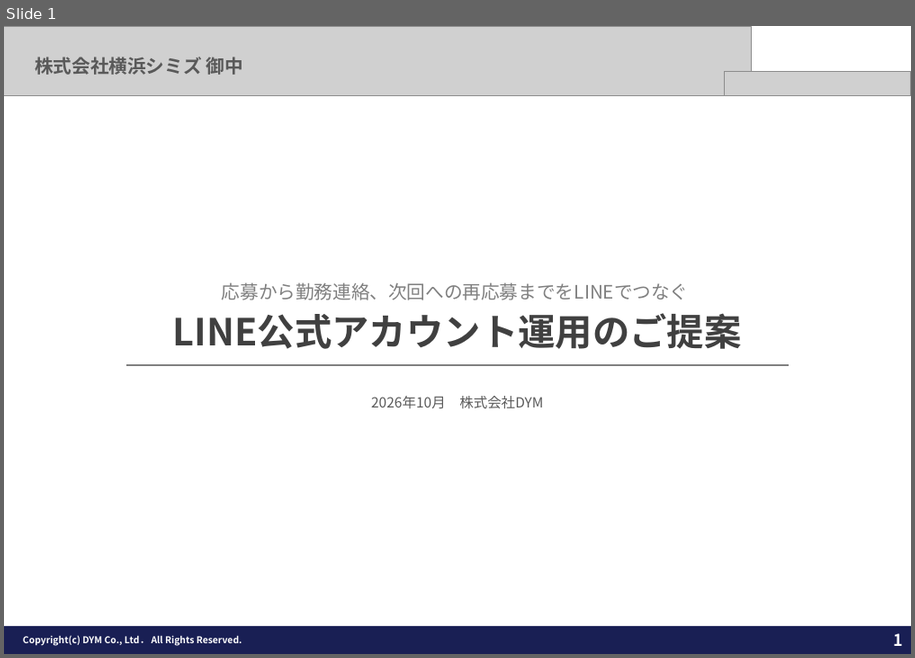
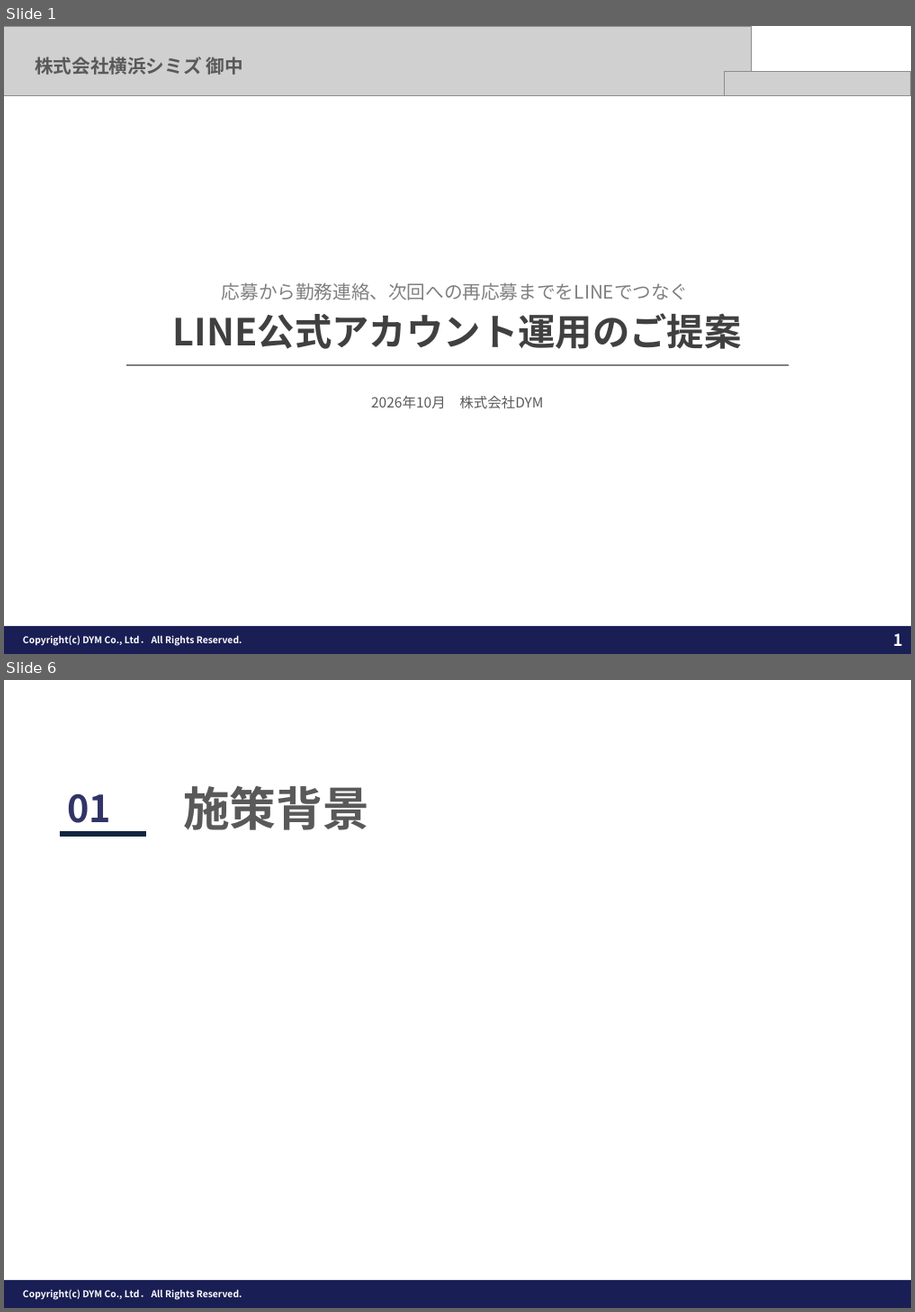
Before and after one commit to tonomura-r-dev/folder, a slide deck: 202610_株式会社横浜シミズ御中_LINE公式アカウント運用のご提案.pptx. Shown one above the other, each under a label of ours: slide 1 before the commit, slides 1 and 6 after it; the slides between them are not shown. The pictures are 915x658 and 915x1312 pixels, drawn with LibreOffice and Linux fonts; fonts in the diff are those of the drawing; grey boxes stand for pictures; background and template pictures are left out. Boxes give left, top, right and bottom in pixels: in the first picture for what was removed or moved away, otherwise in the second. Text is boxed around its words. In the diff, an @@ line names an element or a change of style, - is before the commit and + after.

```diff
--- a/202610_株式会社横浜シミズ御中_LINE公式アカウント運用のご提案.pptx
+++ b/202610_株式会社横浜シミズ御中_LINE公式アカウント運用のご提案.pptx
@@ slide 6 added at bbox=[4, 680, 911, 1308], background #FFFFFF; not listed: 3 template elements that a slide beside it also shows @@
@@ text added at bbox=[183, 786, 369, 830], 40 pt, text #595959, bold @@
+施策背景
@@ text added at bbox=[68, 794, 112, 832], 32 pt, text #323366, bold @@
+01
@@ line added from (60, 834) to (146, 834), #10253F 4.5 pt @@
@@ rectangle added at bbox=[865, 1284, 904, 1308], fill #191F54 @@
```
Also in this commit, not shown: 13 other slides added, 5 other files.
